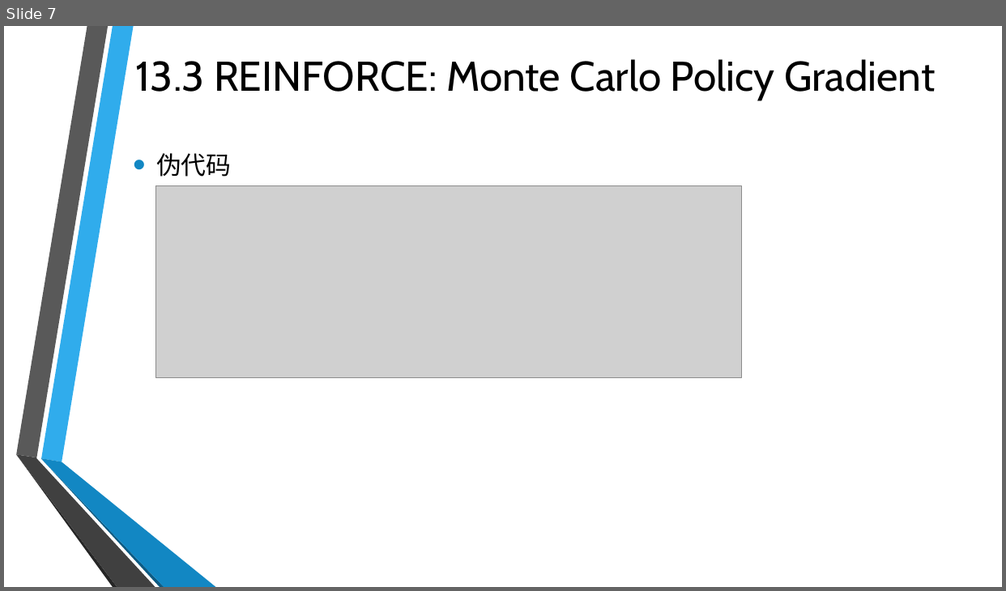
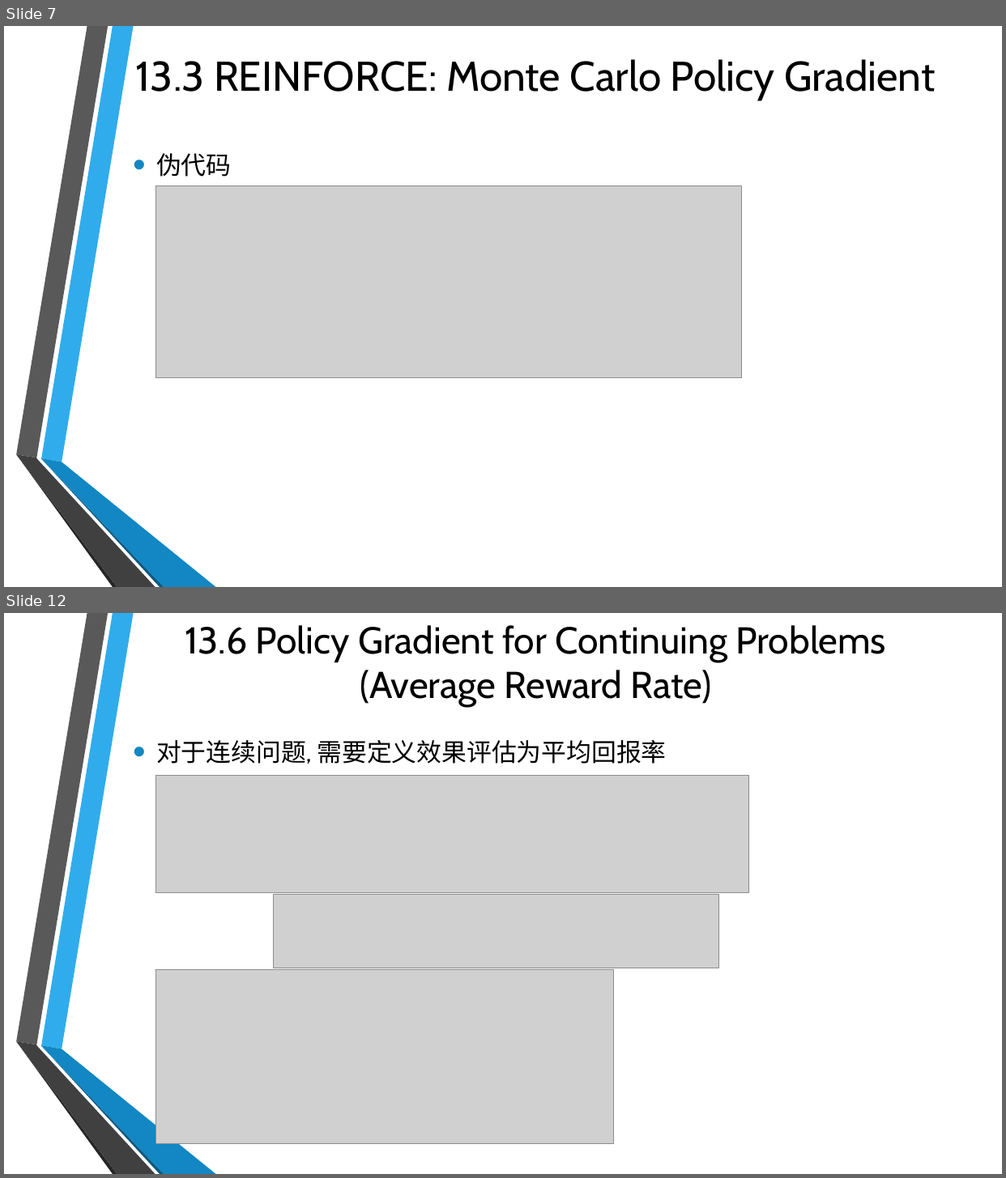
Before and after one commit to Seraphli/RLAIExercise, a slide deck: Chapter 13.pptx. Shown one above the other, each under a label of ours: slide 7 before the commit, slides 7 and 12 after it; the slides between them are not shown. The pictures are 1006x591 and 1006x1178 pixels, drawn with LibreOffice and Linux fonts; fonts in the diff are those of the drawing; grey boxes stand for pictures; background and template pictures are left out. Boxes give left, top, right and bottom in pixels: in the first picture for what was removed or moved away, otherwise in the second. Text is boxed around its words. In the diff, an @@ line names an element or a change of style, - is before the commit and + after.

```diff
--- a/Chapter 13.pptx
+++ b/Chapter 13.pptx
@@ slide 12 added at (4, 613, 1002, 1174), background picture (left out); not listed: 6 template elements that a slide beside it also shows @@
@@ title added at (185, 625, 886, 707), 36 pt, text #000000 @@
+13.6 Policy Gradient for Continuing Problems (Average Reward Rate)
@@ text added at (156, 740, 666, 764), 24 pt, text #000000 @@
+• 对于连续问题, 需要定义效果评估为平均回报率
@@ picture added at (156, 776, 749, 893) @@
@@ picture added at (274, 895, 719, 968) @@
@@ picture added at (156, 969, 613, 1144) @@
```
Also in this commit, not shown: 1 slide changed, 4 other slides added.
